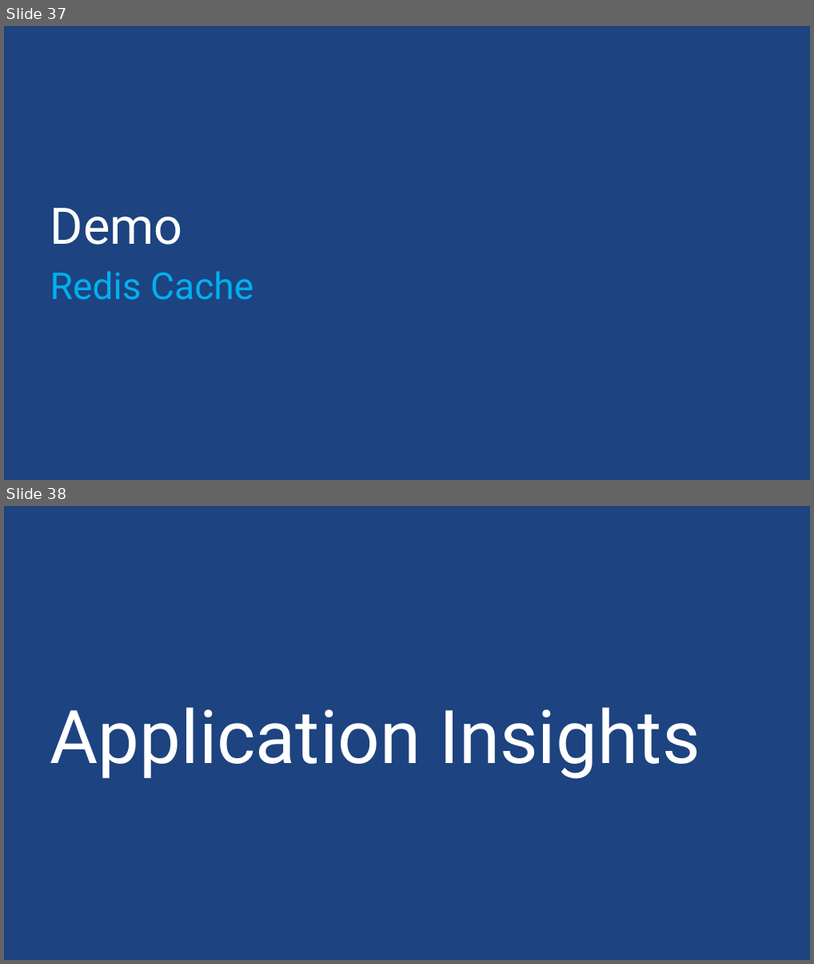
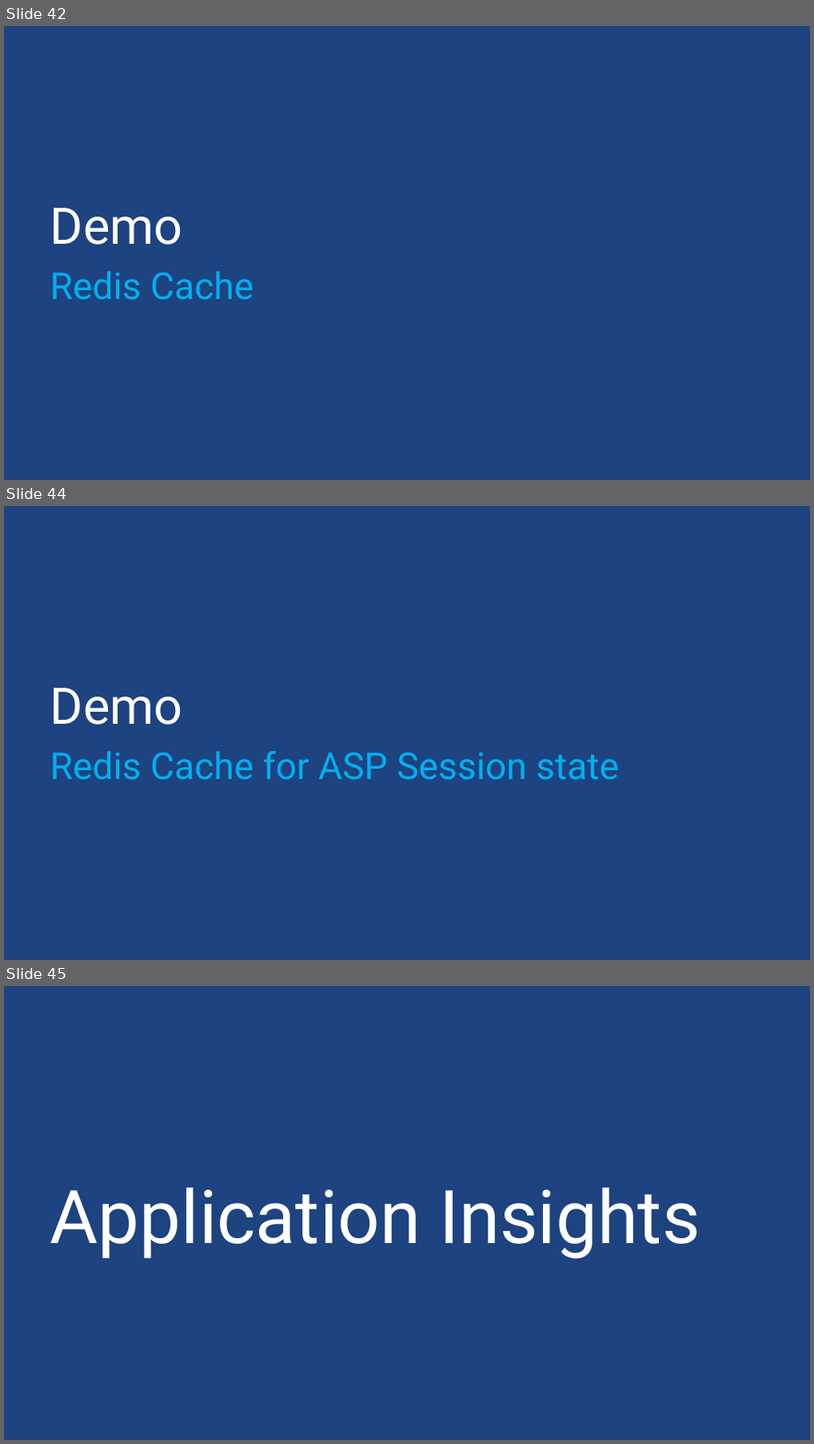
Before and after one commit to sack212/BasicAzureCamp, a slide deck: Web/Web.pptx. Shown one above the other, each under a label of ours: slides 37 and 38 before the commit, slides 42, 44 and 45 after it; the slides between them are not shown. The pictures are 814x964 and 814x1444 pixels, drawn with LibreOffice and Linux fonts; fonts in the diff are those of the drawing; background and template pictures are left out. Boxes give left, top, right and bottom in pixels: in the first picture for what was removed or moved away, otherwise in the second. Text is boxed around its words. In the diff, an @@ line names an element or a change of style, - is before the commit and + after.

```diff
--- a/Web/Web.pptx
+++ b/Web/Web.pptx
@@ slide 44 added at <box>4,506,810,960</box>, background picture (left out) @@
@@ title added at <box>50,688,183,724</box>, 60 pt, text #FFFFFF @@
+Demo
@@ subtitle added at <box>50,751,619,780</box>, 44 pt, text #00B0F0 @@
+Redis Cache for ASP Session state
@@ what was slide 37 is now slide 42 @@
@@ what was slide 38 is now slide 45 @@
```
Also in this commit, not shown: 11 slides changed, 6 other slides added, 7 other files.
